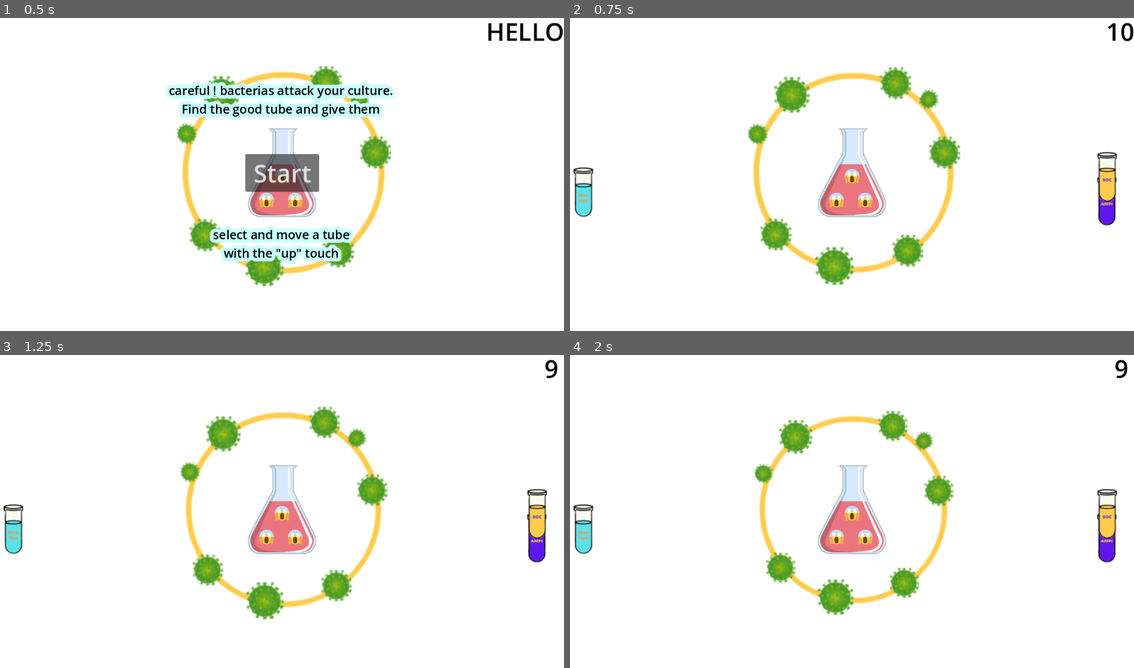
Above: before the commit, frames 1-4 (two rows, left to right).
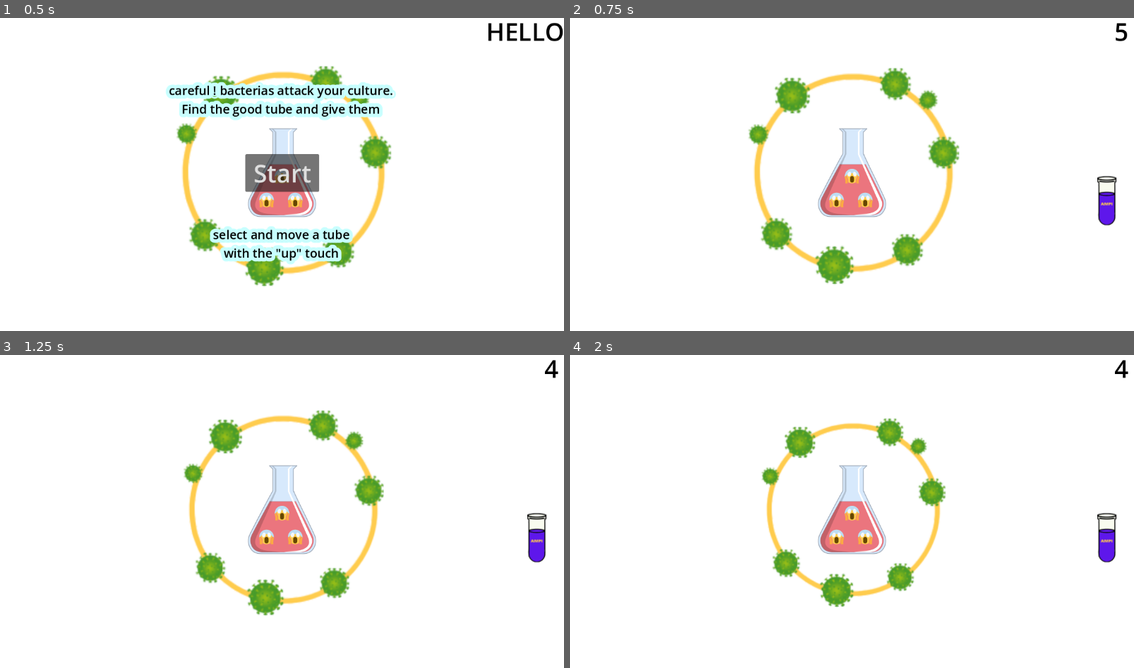
Above: after the commit, the same moments.

Repository: maxnourr/The-game
Game: Godot game, scene res://ampi_game.tscn
Two runs of this game, one before a commit and one after it. Both use one fixed random seed, a clock stepped at 60 frames per second and the inputs below.
Inputs (mouse positions are in pixels of both pictures, inside the frame that each line leads up to):
- Up to frame 1 (0.5 s): no input
- Up to frame 2 (0.75 s): click "Start" at 0.5 s
- Up to frame 3 (1.25 s): no input
- Up to frame 4 (2 s): drag from (1105, 536) to (852, 508) at 1.27 s

Frame 1 is identical in both runs. In frame 2, 3.0% of the frame differs, in the area x 0-100%, y 1-86%; in frame 3, 5.0%; in frame 4, 6.3%, in the area x 0-99%, y 1-84%.

Commit message:
commentaire

Diff:
--- a/minijeu_1/ampi_game.gd
+++ b/minijeu_1/ampi_game.gd
@@ -1,23 +1,24 @@
 
 extends Node
 
-static var nb_tube = 3
+#static because we want to increase the number with the difficulty (each turn)
+static var nb_tube = 1
 
 #timer
-var time = 10
-var malus = false
-var malus_time = 5
+var time = 5
+var malus = false #change the time if activated
+var malus_time = 3
 
 # screen
-var width = 0
+var width = 0 #will be initialised in ready()
 var height = 0
 
 #tubes
-var linktube = preload("res://ampi.tscn")
+var linktube = preload("res://ampi.tscn") #to create new tube
 var rng = RandomNumberGenerator.new()
 
 #circle
-var step = 0
+var step = 0 #will be initialisate in ready(), change in diameter at each delta
 var max_size = 1
 
 #game
@@ -25,72 +26,98 @@
 
 # Called when the node enters the scene tree for the first time.
 func _ready():
-	$Button2.hide()
-	$Timer.wait_time = time
+	$Button2.hide() #no restart
+	$Timer.wait_time = time #set timer
 
+	#set screen data
 	width = get_viewport().size.x
 	height = get_viewport().size.y
-	resize()
+	resize() #resize the elements
 
-# Called every frame. 'delta' is the elapsed time since the previous frame.
 
+#resize and position each element depending of the screen dimensions
 func resize():
+
+	#at the center
 	$bacterias.position.x = get_viewport().size.x/2
 	$bacterias.position.y = get_viewport().size.y/2
 
+	#at the center
 	$circle.position.x = get_viewport().size.x/2
 	$circle.position.y = get_viewport().size.y/2
 
+	#scale bacterias
 	$bacterias.scale.x = get_viewport().size.x*0.5/1152
 	$bacterias.scale.y = $bacterias.scale.x
 
+	#size circle dep on bacterias + step dep on screen dimensions
 	max_size = $bacterias.scale.x*1.5
 	$circle.scale.x = max(0,max_size)
 	$circle.scale.y = $circle.scale.x
 	step = max(0,(max_size/2)/time)
 
+	#we do not resize tube because... because
+
+# Called every frame. 'delta' is the elapsed time since the previous frame.
 func _process(delta):
 
+	#resize if size change !
 	if width != get_viewport().size.x or height != get_viewport().size.y:
 		width = get_viewport().size.x
 		height = get_viewport().size.y
 		resize()
 
+	#if timer running we update
+	if not $Timer.is_stopped():
 
-	if not $Timer.is_stopped():
+		#if malus we remove some time
+		#do not successed to remove time from timer
 		var T = max(0,round($Timer.time_left))
 		if malus:
 			T = max(0,T-3)
 
+		#update time
 		$TEXT/time.text = str(max(0,T))
 
+		#update circle size
 		$circle.scale.x = max(max_size/2,$circle.scale.x - step*delta)
 		$circle.scale.y = $circle.scale.x
 
+		#if time runs out (do not use signal because of malus
 		if T == 0:
 			if lose == false:
 				$TEXT/win_state.text = "haha looser"
-				$Button2.show()
+				restart()
 			lose = true
 
+func restart():
+	$Button2.show() # show restart
+	if nb_tube == 1:
+		$TEXT/explanation.text = "Ampicillin is an antibiotic\nmodified bacterias have antibiotic resistance\n adding AMPI will avoid contamination"
+	elif nb_tube == 2:
+		$TEXT/explanation.text = "SOC is a nutrition buffer\n it help bacterias grow, even unwanted bacterias\n if you had without AMPI, you risk contamination"
+	elif nb_tube == 3:
+		$TEXT/explanation.text = "Blue dye is just blue dye... it does nothing in that case"
 
-
+#called when a tube enter the bacterias
 func _on_bacterias_area_entered(area):
 
-	if area.type == "AMPI":
+	if area.type == "AMPI": # we want ampicillin
 		$Timer.stop()
 		$TEXT/win_state.text = "you win"
-		$Button2.show()
-	elif area.type == "BLUE":
+		restart()
+	elif area.type == "BLUE": #do nothing
 		$TEXT/win_state.text = "I'm blue didadudidaduda"
-	elif area.type == "SOC":
+	elif area.type == "SOC": #good medium grow even unwanted bacterias
 		$TEXT/win_state.text = "Bacteria's happy ! malus time"
 		malus = true
-		step = max(0,(max_size/2)/(max(0,time-malus_time)))
+		step = max(0,(max_size/2)/(max(0,time-malus_time))) #change step if malus !
 
+#called if start is pressed, set timer and instanciate tubes
 func _on_button_pressed():
-	$Button.hide()
+	$Button.hide() #hide start
 
+	#instantiate tubes
 	for n in nb_tube:
 		var tube = linktube.instantiate()
 		add_child(tube)
@@ -101,14 +128,16 @@
 			tube.set_type("SOC")
 		elif round(n) == 2:
 			tube.set_type("BLUE")
-		else:
+		else: #random type
 			tube.set_type(tube.type_list[randi() % tube.type_list.size()])
 
 
-
+		#scale dep on current screen size !
 		tube.scale.x = get_viewport().size.x*0.6/1152
 		tube.scale.y = tube.scale.x
 
+		#add random out of the central square
+		#it is a horrible way to do it but it's working, godot destroyed my brain
 		randomize()
 		var test = rng.randi_range(0,1)
 		if test == 1:
@@ -132,12 +161,12 @@
 
 
 
-
+	#set timer
 	$TEXT/time.text = str(round($Timer.time_left))
-
 	$Timer.start()
 
-
+#called if restart pressed
 func _on_button_2_pressed():
+	if not lose :
+		nb_tube += 1
 	get_tree().reload_current_scene()
-	nb_tube += 1
--- a/minijeu_1/ampi_game.tscn
+++ b/minijeu_1/ampi_game.tscn
@@ -51,6 +51,21 @@
 grow_vertical = 2
 theme_override_colors/font_color = Color(0, 0, 0, 1)
 theme_override_font_sizes/font_size = 50
+
+[node name="explanation" type="Label" parent="TEXT"]
+anchors_preset = 5
+anchor_left = 0.5
+anchor_right = 0.5
+offset_left = -254.0
+offset_top = 137.0
+offset_right = 254.0
+offset_bottom = 213.0
+grow_horizontal = 2
+theme_override_colors/font_color = Color(0, 0, 0, 1)
+theme_override_colors/font_outline_color = Color(0.784314, 1, 1, 1)
+theme_override_constants/outline_size = 30
+theme_override_font_sizes/font_size = 25
+horizontal_alignment = 1
 
 [node name="Button" type="Button" parent="."]
 anchors_preset = 8
